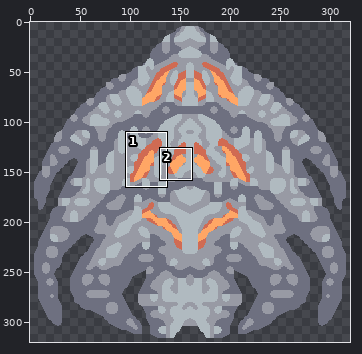
Sprite sheet -- core/assets-raw/sprites/units/reaper.png. Above: a wide view before the commit, with the close-up outlined.
Close-up. Before the commit:
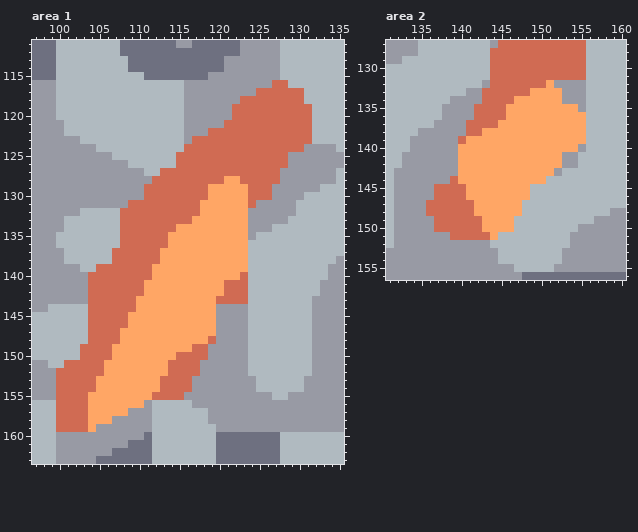
The file is 320x320 pixels. Shown: area 1: x 97..135, y 111..163; area 2: x 131..160, y 127..156. The commit also changed other parts of the picture, which this record leaves out.
Once edited:
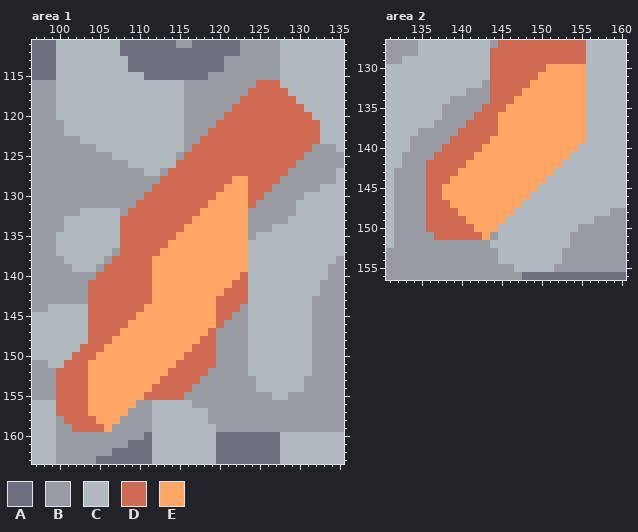
Palette (. is transparent): A #6e7080  B #989aa4  C #b0bac0  D #d06b53  E #ffa665
Difference:
Changed rows in their new state; - is an unchanged pixel.
Area 1:
first column x 100:
116 -------------------------DD-C----
117 ------------------------D----CC--
118 ------------------------------C--
119 -------------------------------C-
120 ---------------------D-----------
121 --------------------D-----------D
122 --------------------------------D
123 -----------------B--------------D
124 ----------------B--------------D-
125 ---------------B-------------DD--
126 -----------------------------D---
127 -------------B--------------D----
128 ------------B--------D-E---------
129 -----------B-------DD------------
130 -------------------D------B------
131 ---------B--------D--------------
132 --------B------------------------
134 ---------------D-----------------
135 --------------D------------------
137 C------B-------------------------
138 ------B-----E--------------------
139 --C--B---------------------------
140 ----B----------------------------
141 -----------D---------E-----------
142 -----------D---------------------
143 ----------DD---------------------
144 ----------D---------DDD----------
145 ---------D----------DD-----------
146 --------------------D------------
147 -------------------D-------------
148 -------E----------D--------------
149 ------E------------D-------------
150 --D--EE--------E---D-------------
151 ----EE--------E---DD-------------
152 ----EE------------D--------------
153 ----E------------D---------------
154 ----E-------D--------------------
155 -----------D---------------------
156 ----------B----------------------
158 B---D--E-------------------------
159 BB--DDE--------------------------
Area 2:
first column x 136:
130 ---------------EEEEE
131 --------------EEEEEE
132 -------------EE-EEEE
133 -------B----E----EEE
134 -------B---------EEE
135 ------B------------E
136 ---------E----------
138 ----D--DD-----------
139 ---D-DDD------------
140 --DDDDD------------C
141 -DDDDD-----------EC-
142 DDDDD------------CC-
143 DDDD------------C---
144 DDDE----------------
145 D-EEE--------E------
146 D-EEE---------------
147 ---EEE--------------
148 ----EE-----C--------
149 D----EE---C---------
150 D-----E--CC---------
151 -DD----EB-----------
